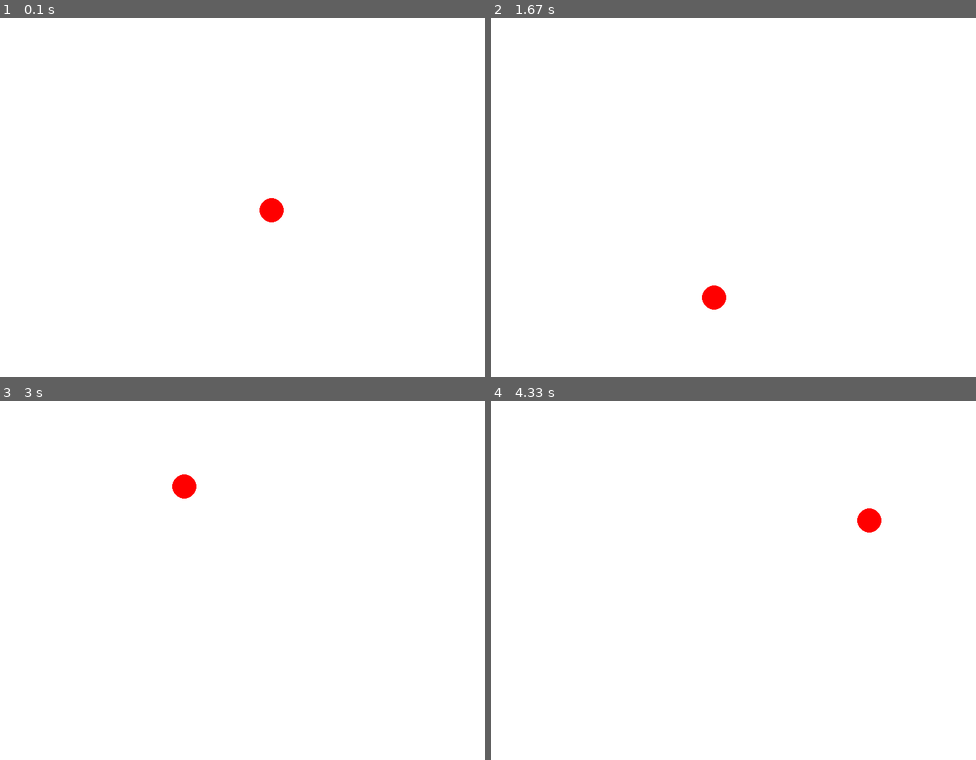
Above: before the commit, frames 1-4 (two rows, left to right).
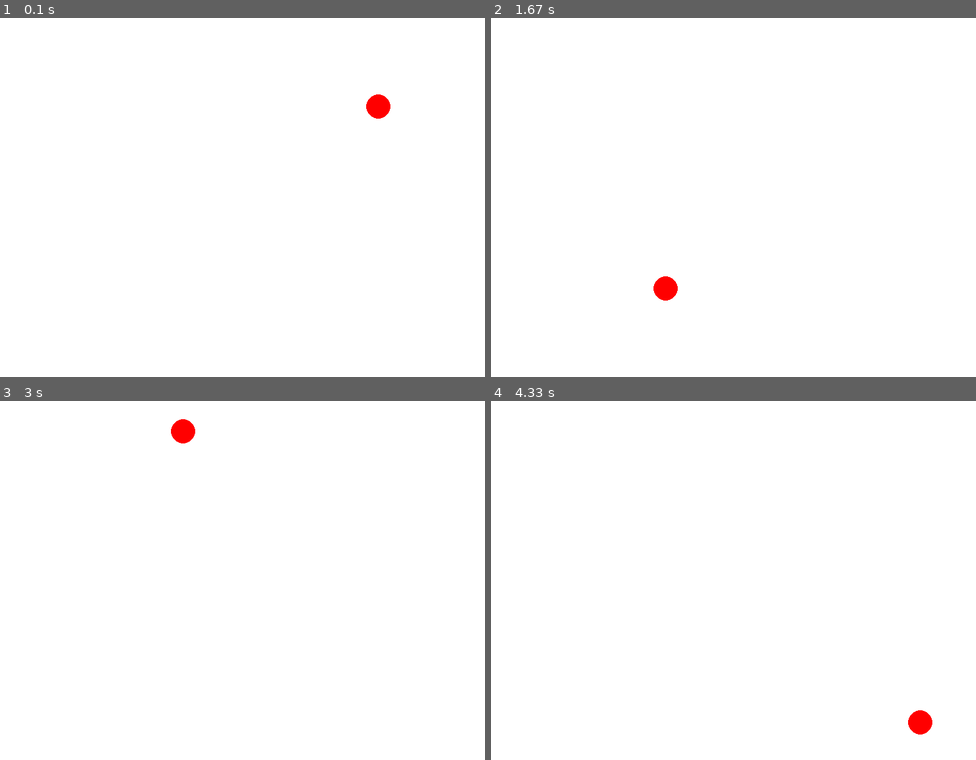
Above: after the commit, the same moments.

Repository: JedizR/Python-3-2025
Game: pygame game, started from pygame_flying_circle.py
The game is run twice, just before and just after one commit, with the same random seed, the same clock (stepped at 60 frames per second) and the same inputs.
Inputs:
- Up to frame 1 (0.1 s): no input
- Up to frame 2 (1.67 s): no input
- Up to frame 3 (3 s): no input
- Up to frame 4 (4.33 s): no input

The runs differ from the first frame. In frame 1, 0.5% of the frame differs, in the area x 53-81%, y 21-57%; in frame 2, 0.5%; in frame 3, 0.5%; in frame 4, 0.5%.

Commit message:
multiple circle in progress

Diff:
--- /dev/null
+++ b/multiple_flying_circle.py
@@ -0,0 +1,81 @@
+import pygame
+import sys
+import random
+
+SCREEN_WIDTH = 800
+SCREEN_HEIGHT = 600
+
+pygame.init()
+screen = pygame.display.set_mode((SCREEN_WIDTH, SCREEN_HEIGHT))
+pygame.display.set_caption("flying_circle")
+
+class Circle:
+    def __init__(self, start_x, start_y, speed_x, speed_y, radius, color):
+        self.x = start_x
+        self.y = start_y
+        self.radius = radius
+        self.color = color
+        self.speed_x = speed_x
+        self.speed_y = speed_y
+
+    def draw(self, screen):
+        pygame.draw.circle(screen, self.color, (self.x, self.y), self.radius)
+
+    def update(self):
+        if self.wall_hit() == "x_hit":
+            self.speed_x = -self.speed_x
+        if self.wall_hit() == "y_hit":
+            self.speed_y = -self.speed_y
+        self.x += self.speed_x
+        self.y += self.speed_y
+
+    def wall_hit(self):
+        if self.x - self.radius <= 0 or self.x + self.radius >= SCREEN_WIDTH:
+            return "x_hit"
+        if self.y - self.radius <= 0 or self.y + self.radius >= SCREEN_HEIGHT:
+            return "y_hit"
+        return False
+
+    def collide(self, other_circle):
+        distance = ((self.x - other_circle.x)**2 + (self.y - other_circle.y)**2)**0.5
+        if distance < self.radius + other_circle.radius:
+            return True
+        return False
+
+if __name__ == "__main__":
+    running = True
+    clock = pygame.time.Clock()
+    circle_list = []
+
+    for i in range(10):
+        circle = Circle(start_x=random.randint(100,SCREEN_WIDTH-100),
+                        start_y=random.randint(100,SCREEN_HEIGHT-100),
+                        speed_x=random.randint(2,4)*random.choice([1,-1]),
+                        speed_y=random.randint(2,4)*random.choice([1,-1]),
+                        radius=30,
+                        color=(255, 0, 0))
+        circle_list.append(circle)
+
+    while running:
+        for event in pygame.event.get():
+            if event.type == pygame.QUIT:
+                running = False
+                break
+
+        for element in circle_list:
+            for other_element in circle_list:
+                if element!= other_element and element.collide(other_element):
+                    while element.collide(other_element):
+                        element.x -= element.speed_x/abs(element.speed_x)
+                        element.y -= element.speed_y/abs(element.speed_y)
+                    element.speed_x *= -1
+                    element.speed_y *= -1
+                    # other_element.speed_x *= -1
+                    # other_element.speed_y *= -1
+        for element in circle_list:
+            element.update()
+        screen.fill((255,255,255))
+        for element in circle_list:
+            element.draw(screen)
+        pygame.display.flip()
+        clock.tick(60)
--- a/pygame_flying_circle.py
+++ b/pygame_flying_circle.py
@@ -1,14 +1,18 @@
 import pygame
 import sys
+import random
+
+SCREEN_WIDTH = 800
+SCREEN_HEIGHT = 600
 
 pygame.init()
-screen = pygame.display.set_mode((800, 600))
+screen = pygame.display.set_mode((SCREEN_WIDTH, SCREEN_HEIGHT))
 pygame.display.set_caption("flying_circle")
 
 class Circle:
-    def __init__(self, x, y, speed_x, speed_y, radius, color):
-        self.x = x
-        self.y = y
+    def __init__(self, start_x, start_y, speed_x, speed_y, radius, color):
+        self.x = start_x
+        self.y = start_y
         self.radius = radius
         self.color = color
         self.speed_x = speed_x
@@ -26,21 +30,29 @@
         self.y += self.speed_y
 
     def wall_hit(self):
-        if self.x - self.radius < 0 or self.x + self.radius > 800:
+        if self.x - self.radius < 0 or self.x + self.radius > SCREEN_WIDTH:
             return "x_hit"
-        if self.y - self.radius < 0 or self.y + self.radius > 600:
+        if self.y - self.radius < 0 or self.y + self.radius > SCREEN_HEIGHT:
             return "y_hit"
         return False
 
 if __name__ == "__main__":
+    running = True
     clock = pygame.time.Clock()
-    circle_1 = Circle(400, 300, 8, 4, 20, (255, 0, 0))
+    circle_list = []
 
-    while True:
+    circle_1 = Circle(start_x=random.randint(100,SCREEN_WIDTH-100),
+                    start_y=random.randint(100,SCREEN_HEIGHT-100),
+                    speed_x=random.randint(4,7),
+                    speed_y=random.randint(4,7),
+                    radius=20,
+                    color=(255, 0, 0))
+
+    while running:
         for event in pygame.event.get():
             if event.type == pygame.QUIT:
-                pygame.quit()
-                sys.exit()
+                running = False
+                break
 
         circle_1.update()
         screen.fill((255,255,255))
--- /dev/null
+++ b/test_net.py
@@ -0,0 +1,10 @@
+import socket
+
+HOST = '127.0.0.1'
+PORT = 2040
+
+with socket.socket(socket.AF_INET, socket.SOCK_STREAM) as s:
+    s.connect((HOST, PORT))
+    s.sendall(b'run successfully')
+    data = s.recv(1024)
+print('Received', repr(data))
--- /dev/null
+++ b/test_net_server.py
@@ -0,0 +1,40 @@
+import socket
+import sys
+
+HOST = None
+PORT = 2040
+s = None
+
+for res in socket.getaddrinfo(HOST, PORT, socket.AF_UNSPEC,
+                              socket.SOCK_STREAM, 0, socket.AI_PASSIVE):
+    af, socktype, proto, canonname, sa = res
+    try:
+        s = socket.socket(af, socktype, proto)
+    except OSError as msg:
+        s = None
+        continue
+
+    try:
+        s.bind(sa)
+        s.listen(1)
+    except OSError as msg:
+        print("Error waiting for connection!")
+        s.close()
+        s = None
+        continue
+    break
+
+if s is None:
+    print('could not open socket')
+    sys.exit(1)
+
+conn, addr = s.accept()
+with conn:
+    print('Connected by', addr)
+    data = conn.recv(1024)
+    print(data)
+
+    answer = b"Hello, this is a test"
+    conn.send(answer)
+
+print("OK!")
